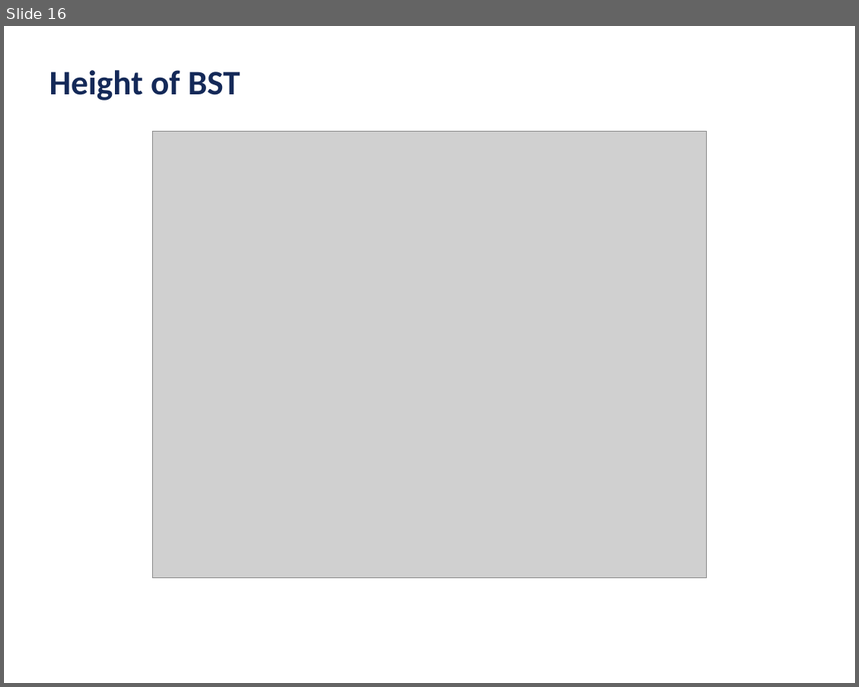
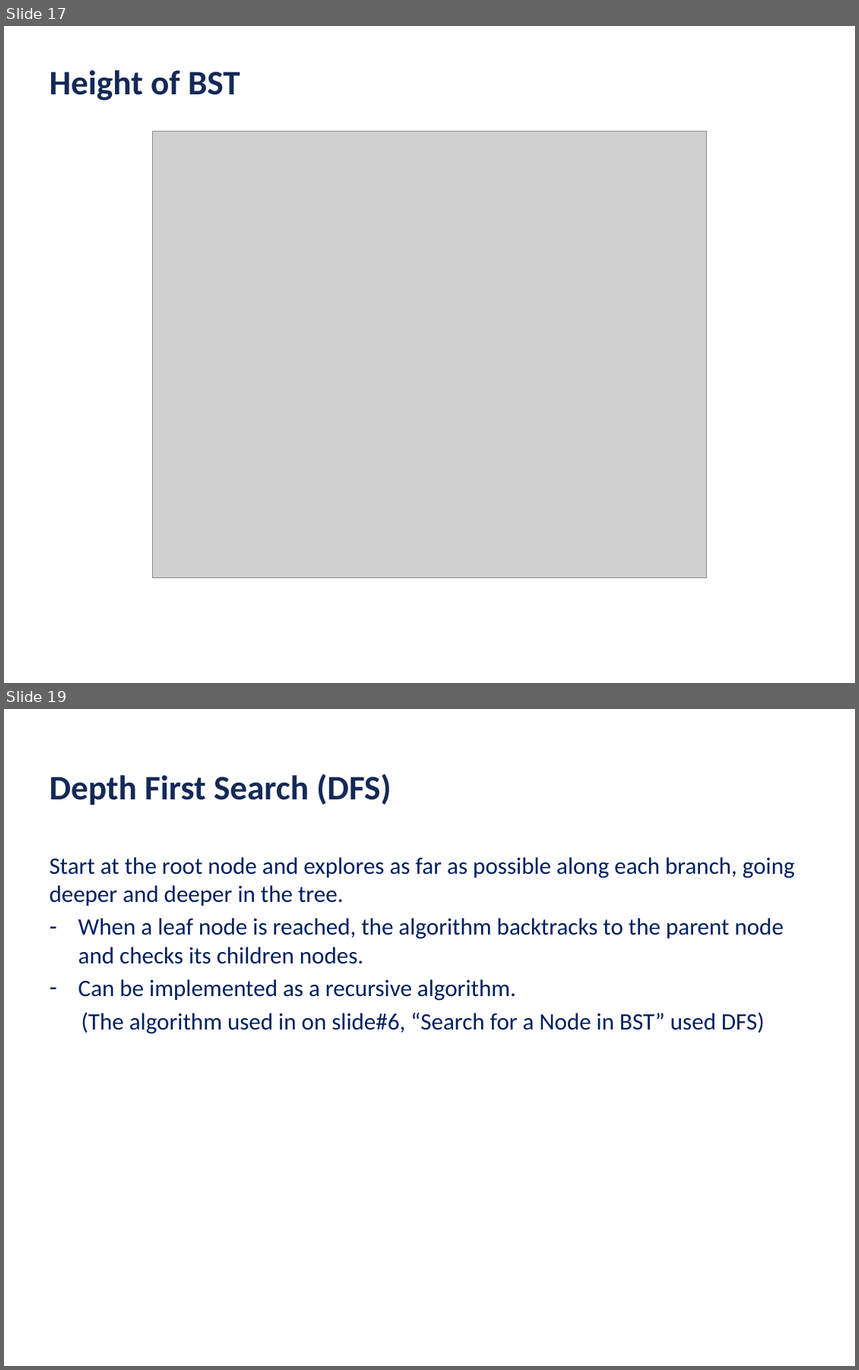
Before and after one commit to ubhowmik/ECE220_Fall2019, a slide deck: Lecture#21/Lecture_21_handout.pptx. Shown one above the other, each under a label of ours: slide 16 before the commit, slides 17 and 19 after it; the slides between them are not shown. The pictures are 859x687 and 859x1370 pixels, drawn with LibreOffice and Linux fonts; fonts in the diff are those of the drawing; grey boxes stand for pictures; background and template pictures are left out. Boxes give left, top, right and bottom in pixels: in the first picture for what was removed or moved away, otherwise in the second. Text is boxed around its words. In the diff, an @@ line names an element or a change of style, - is before the commit and + after.

```diff
--- a/Lecture#21/Lecture_21_handout.pptx
+++ b/Lecture#21/Lecture_21_handout.pptx
@@ slide 19 added at bbox=[4, 709, 855, 1366], background #FFFFFF @@
@@ text added at bbox=[50, 774, 391, 805], 32 pt, text #142958, bold @@
+Depth First Search (DFS)
@@ text added at bbox=[50, 857, 795, 1034], 22 pt, text #002060 @@
+Start at the root node and explores as far as possible along each branch, going deeper and deeper in the tree.
+– When a leaf node is reached, the algorithm backtracks to the parent node and checks its children nodes.
+– Can be implemented as a recursive algorithm.
+(The algorithm used in on slide#6, “Search for a Node in BST” used DFS)
@@ what was slide 16 is now slide 17 @@
```
Also in this commit, not shown: 2 other slides added, 2 other files.
